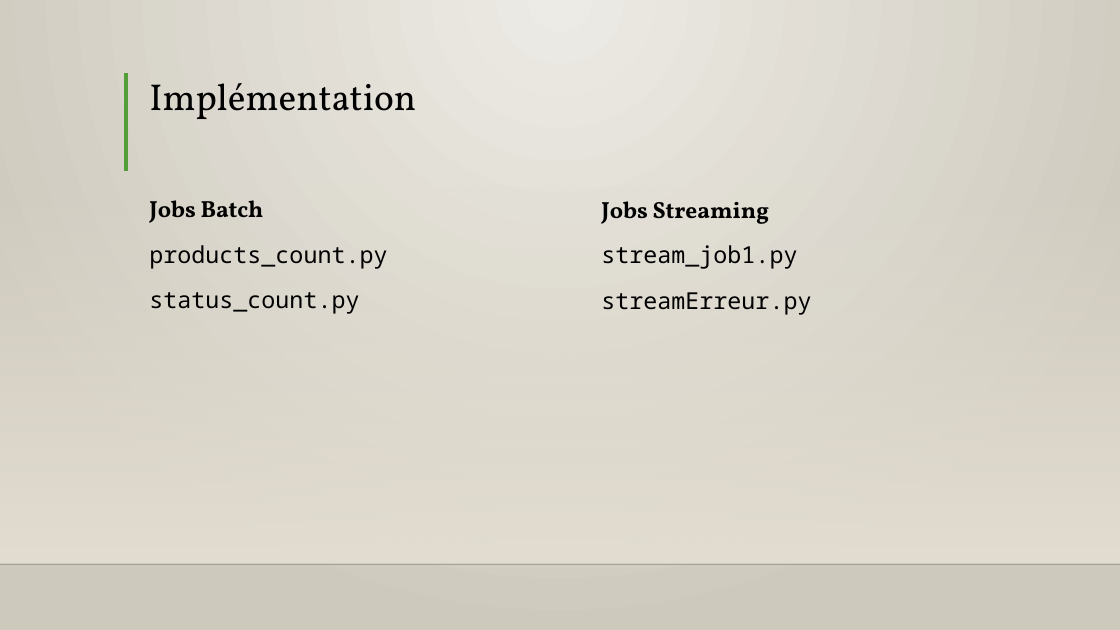
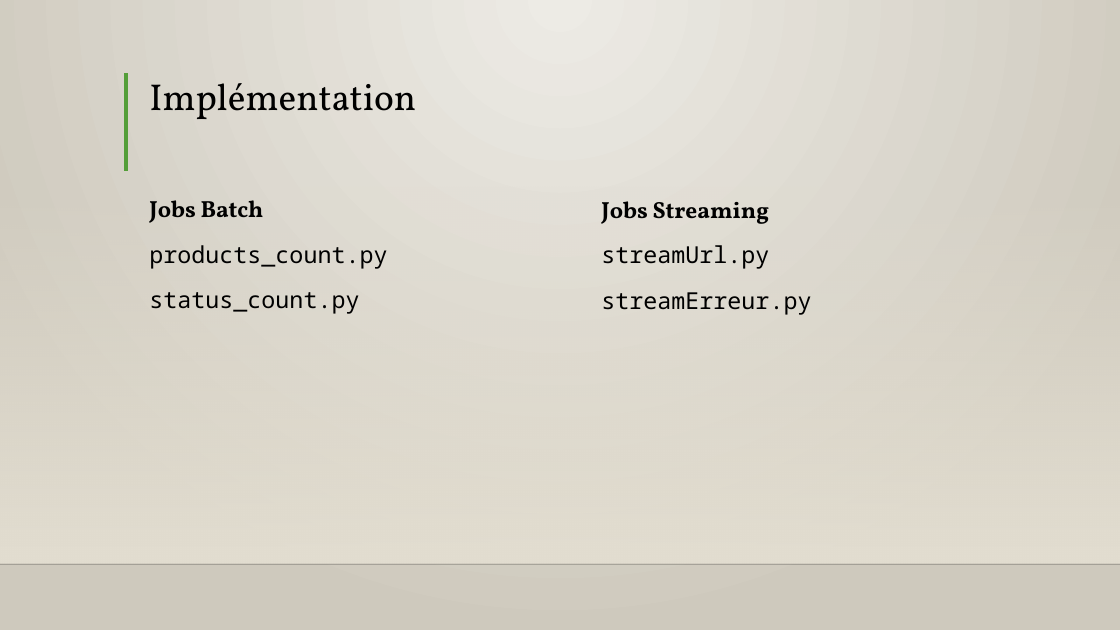
Before and after one commit to Lore9820/projet_architecture_distribue, a slide deck: slide 4 of presentation_projet_clement_lore.pptx. Drawn at 1120x630 pixels with LibreOffice and Linux fonts; fonts in the diff are those of the drawing; background and template pictures are left out. Boxes give left, top, right and bottom in pixels: in the first picture for what was removed or moved away, otherwise in the second. Text is boxed around its words. In the diff, an @@ line names an element or a change of style, - is before the commit and + after.

```diff
--- a/presentation_projet_clement_lore.pptx
+++ b/presentation_projet_clement_lore.pptx
@@ text at (x1=601, y1=245, x2=769, y2=269): text changed @@
-stream_job1.py
+streamUrl.py
```
Also in this commit, not shown: 2 other slides changed.
